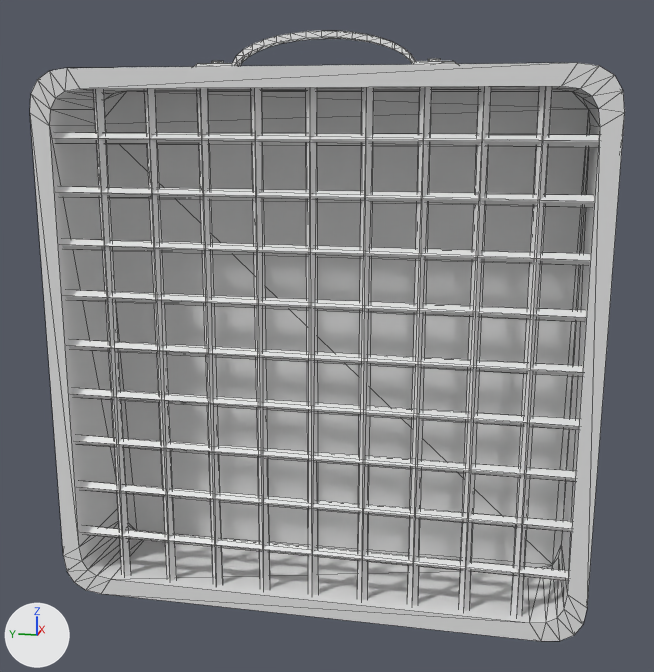
Two versions of the FBX model Content/StopAndBreathe/Assets/mechanic_assets/fan_boxfan_low.fbx, one commit apart.
Camera for both pictures: a 50 mm lens placed at (-1.632, -0.333, 0.924), pointed at (-0.002, -0.007, 0.517). Every picture has the same lights, and +X, +Y and +Z are marked at lower left. Mesh edges are drawn as thin lines. Where no turn or scale is listed for an object, it has been applied to the vertices.
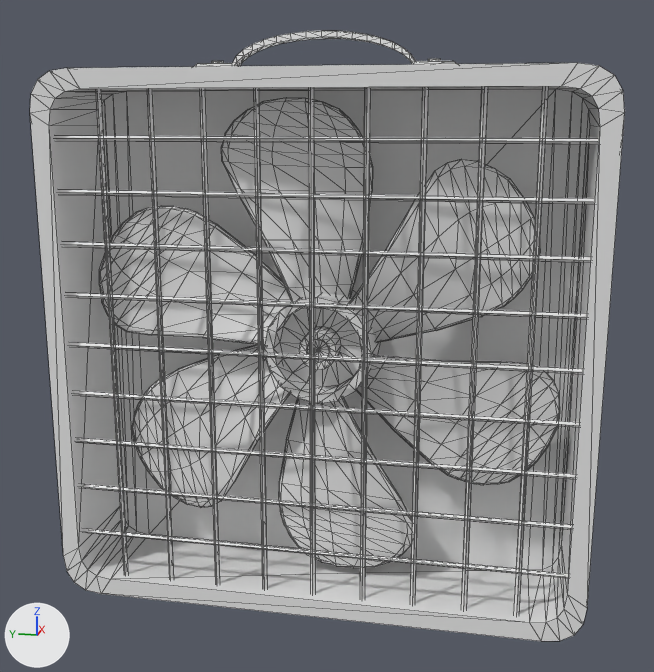
The change, as a list of edits to the scene's bpy script:
```text
Change me_mesh:
    remove me_mesh.from_pydata(...)  # 324 vertices, 476 faces; spans x -0.125..0.125, y -0.5..0.5, z 0.0..1.063
    add me_mesh.from_pydata(...)  # 1029 vertices, 1676 faces; spans x -0.125..0.125, y -0.5..0.5, z 0.0..1.063
    me_mesh part 1: the loose piece of 8 vertices spanning x -0.111..-0.091, y -0.475..0.475, z 0.111..0.131 is scaled about its middle by (0.481, -1, -0.481)
    me_mesh part 2: the loose piece of 8 vertices spanning x -0.111..-0.091, y -0.475..0.475, z 0.206..0.226 is scaled about its middle by (0.481, -1, -0.481)
    me_mesh part 3: the loose piece of 8 vertices spanning x -0.111..-0.091, y -0.475..0.475, z 0.301..0.321 is scaled about its middle by (0.481, -1, -0.481)
    me_mesh part 4: the loose piece of 8 vertices spanning x -0.111..-0.091, y -0.475..0.475, z 0.396..0.416 is scaled about its middle by (0.481, -1, -0.481)
    me_mesh part 5: the loose piece of 8 vertices spanning x -0.111..-0.091, y -0.39..-0.37, z 0.026..0.976 is scaled about its middle by (0.481, 0.481, 1)
    me_mesh part 6: the loose piece of 8 vertices spanning x -0.111..-0.091, y -0.295..-0.275, z 0.026..0.976 is scaled about its middle by (0.481, 0.481, 1)
    me_mesh part 7: the loose piece of 8 vertices spanning x -0.111..-0.091, y -0.2..-0.18, z 0.026..0.976 is scaled about its middle by (0.481, 0.481, 1)
    me_mesh part 8: the loose piece of 8 vertices spanning x -0.111..-0.091, y -0.105..-0.085, z 0.026..0.976 is scaled about its middle by (0.481, 0.481, 1)
    me_mesh part 9: the loose piece of 8 vertices spanning x -0.111..-0.091, y 0.18..0.2, z 0.026..0.976 is rebuilt with 8 vertices and now spans x -0.105..-0.096, y 0.185..0.195, z 0.026..0.976
    me_mesh part 10: the loose piece of 8 vertices spanning x -0.111..-0.091, y -0.475..0.475, z 0.586..0.606 is rebuilt with 8 vertices and now spans x -0.105..-0.096, y -0.475..0.475, z 0.592..0.601
    me_mesh part 11: the loose piece of 8 vertices spanning x -0.111..-0.091, y 0.275..0.295, z 0.026..0.976 is rebuilt with 8 vertices and now spans x -0.105..-0.096, y 0.28..0.29, z 0.026..0.976
    me_mesh part 12: the loose piece of 8 vertices spanning x -0.111..-0.091, y -0.475..0.475, z 0.681..0.701 is rebuilt with 8 vertices and now spans x -0.105..-0.096, y -0.475..0.475, z 0.687..0.696
    me_mesh part 13: the loose piece of 8 vertices spanning x -0.111..-0.091, y 0.085..0.105, z 0.026..0.976 is rebuilt with 8 vertices and now spans x -0.105..-0.096, y 0.09..0.1, z 0.026..0.976
    me_mesh part 14: the loose piece of 8 vertices spanning x -0.111..-0.091, y -0.01..0.01, z 0.026..0.976 is rebuilt with 8 vertices and now spans x -0.105..-0.096, y -0.005..0.005, z 0.026..0.976
    me_mesh part 15: the loose piece of 8 vertices spanning x -0.111..-0.091, y 0.37..0.39, z 0.026..0.976 is rebuilt with 8 vertices and now spans x -0.105..-0.096, y 0.375..0.385, z 0.026..0.976
    me_mesh part 16: the loose piece of 8 vertices spanning x -0.111..-0.091, y -0.475..0.475, z 0.491..0.511 is rebuilt with 8 vertices and now spans x -0.105..-0.096, y -0.475..0.475, z 0.497..0.506
    me_mesh part 17: the loose piece of 8 vertices spanning x -0.111..-0.091, y -0.475..0.475, z 0.776..0.796 is rebuilt with 8 vertices and now spans x -0.105..-0.096, y -0.475..0.475, z 0.782..0.791
    me_mesh part 18: the loose piece of 8 vertices spanning x -0.111..-0.091, y -0.475..0.475, z 0.871..0.891 is rebuilt with 8 vertices and now spans x -0.105..-0.096, y -0.475..0.475, z 0.877..0.886
    me_mesh part 19: a new loose piece of 129 vertices spanning x -0.057..0.075, y -0.101..0.101, z 0.401..0.602
    me_mesh part 20: a new loose piece of 96 vertices spanning x -0.055..0.021, y -0.439..-0.05, z 0.247..0.499
    me_mesh part 21: a new loose piece of 96 vertices spanning x -0.055..0.021, y -0.388..-0.05, z 0.504..0.848
    me_mesh part 22: a new loose piece of 96 vertices spanning x -0.055..0.021, y -0.09..0.183, z 0.586..0.951
    me_mesh part 23: a new loose piece of 96 vertices spanning x -0.055..0.021, y 0.05..0.439, z 0.504..0.756
    me_mesh part 24: a new loose piece of 96 vertices spanning x -0.055..0.021, y 0.05..0.388, z 0.155..0.499
    me_mesh part 25: a new loose piece of 96 vertices spanning x -0.055..0.021, y -0.183..0.09, z 0.052..0.416
```

What differs and where, as boxes (x1, y1, x2, y2) in the pictures (654 x 672 px; the box of a moved part takes in the faces that stretch with it):
part 1 of me_mesh, moved or reshaped: before (82, 526, 568, 581); after (83, 528, 568, 578)
part 2 of me_mesh, moved or reshaped: before (78, 481, 571, 532); after (80, 483, 571, 529)
part 3 of me_mesh, moved or reshaped: before (75, 435, 575, 482); after (76, 437, 575, 479)
part 4 of me_mesh, moved or reshaped: before (72, 388, 579, 430); after (73, 390, 578, 427)
part 5 of me_mesh, moved or reshaped: before (511, 87, 552, 617); after (514, 87, 549, 616)
part 6 of me_mesh, moved or reshaped: before (459, 87, 491, 611); after (462, 87, 488, 610)
part 7 of me_mesh, moved or reshaped: before (408, 87, 432, 606); after (410, 87, 429, 605)
part 8 of me_mesh, moved or reshaped: before (357, 87, 374, 601); after (360, 88, 371, 600)
part 9 of me_mesh, rebuilt (22% narrower): before (197, 88, 223, 586); after (200, 88, 220, 585)
part 10 of me_mesh, rebuilt (15% shorter): before (65, 290, 586, 322); after (66, 292, 586, 319)
part 11 of me_mesh, rebuilt (18% narrower): before (144, 89, 177, 581); after (147, 89, 174, 580)
part 12 of me_mesh, rebuilt (21% shorter): before (62, 239, 590, 266); after (63, 242, 590, 263)
part 13 of me_mesh, rebuilt (25% narrower): before (251, 88, 270, 591); after (254, 88, 268, 590)
part 14 of me_mesh, rebuilt (43% narrower): before (306, 88, 319, 596); after (309, 88, 316, 594)
part 15 of me_mesh, rebuilt (13% narrower): before (93, 89, 131, 577); after (96, 89, 129, 575)
part 16 of me_mesh, rebuilt (15% shorter): before (69, 339, 582, 377); after (70, 342, 582, 374)
part 17 of me_mesh, rebuilt (30% shorter): before (58, 186, 594, 208); after (59, 189, 594, 204)
part 18 of me_mesh, rebuilt (41% shorter): before (54, 132, 598, 148); after (56, 135, 598, 144)
part 19 of me_mesh, added: after (264, 290, 381, 404)
part 20 of me_mesh, added: after (356, 354, 560, 485)
part 21 of me_mesh, added: after (348, 159, 540, 342)
part 22 of me_mesh, added: after (221, 98, 373, 302)
part 23 of me_mesh, added: after (99, 206, 292, 347)
part 24 of me_mesh, added: after (132, 345, 290, 508)
